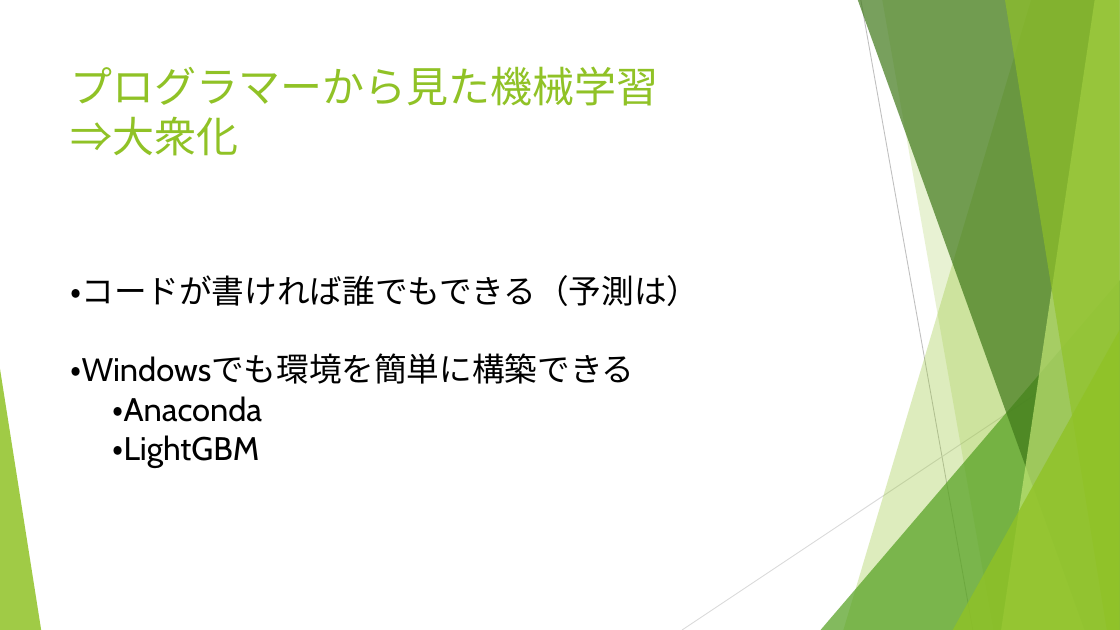
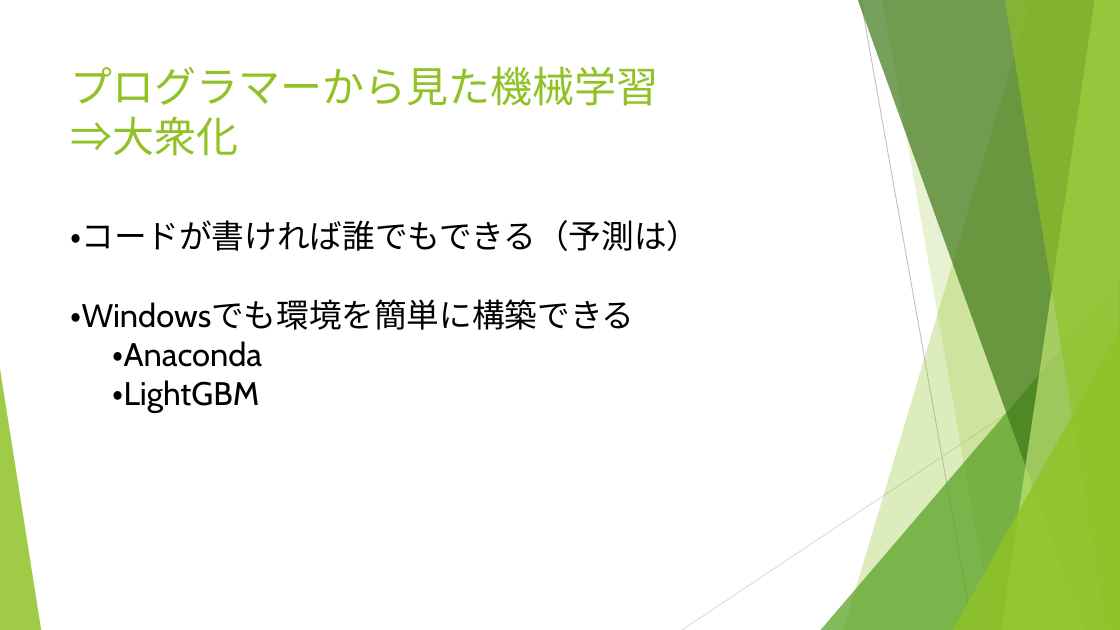
Before and after one commit to backonhighway/kaggle_recruit, a slide deck: slide 17 of 猫でもわかるKaggle.pptx (slide 18 before the commit). Drawn at 1120x630 pixels with LibreOffice and Linux fonts; fonts in the diff are those of the drawing. Boxes give left, top, right and bottom in pixels: in the first picture for what was removed or moved away, otherwise in the second. Text is boxed around its words. In the diff, an @@ line names an element or a change of style, - is before the commit and + after.

```diff
--- a/猫でもわかるKaggle.pptx
+++ b/猫でもわかるKaggle.pptx
@@ text "・コードが書ければ誰でもできる（予測は）": place and size @@
-text "・コードが書ければ誰でもできる（予測は）" at [70,275,699,468]
+text "・コードが書ければ誰でもできる（予測は）" at [70,220,699,413]
```
Also in this commit, not shown: 9 other slides changed, 1 slide removed.
